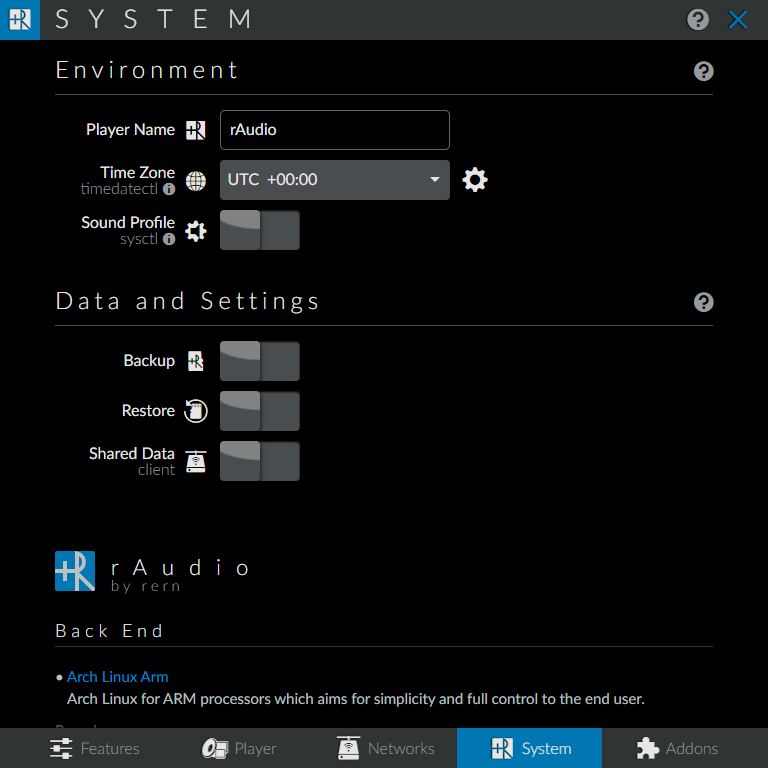
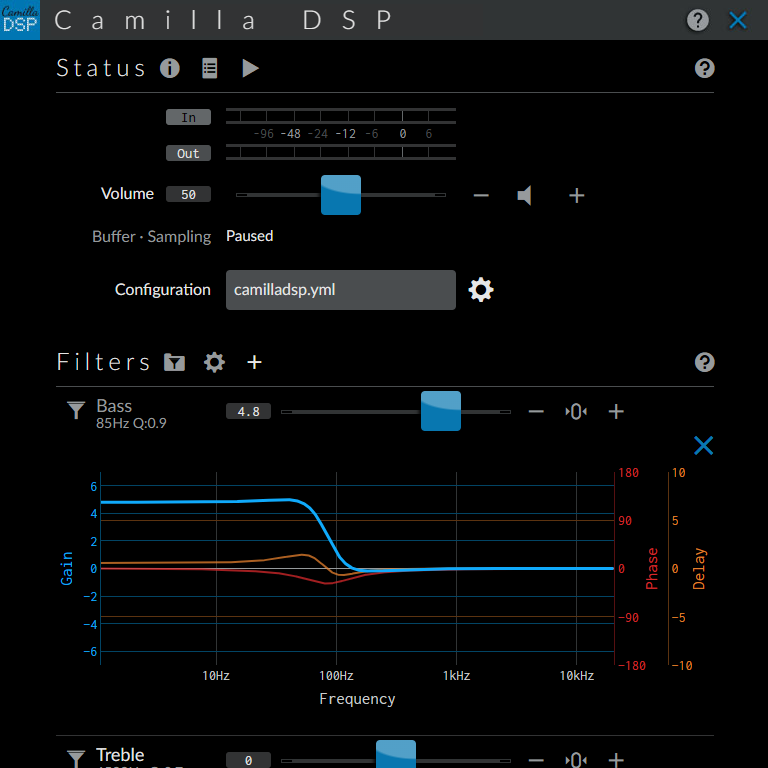
Comparing the layer stacks of the two 768x768 images. Changes:
showed "58", painted on it over box(0, 0, 768, 768)
